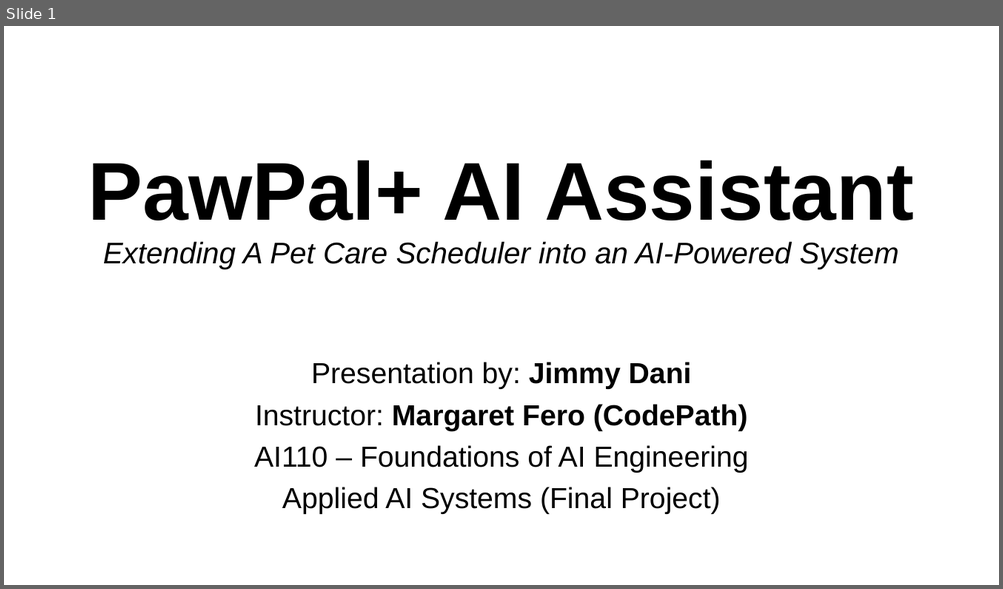
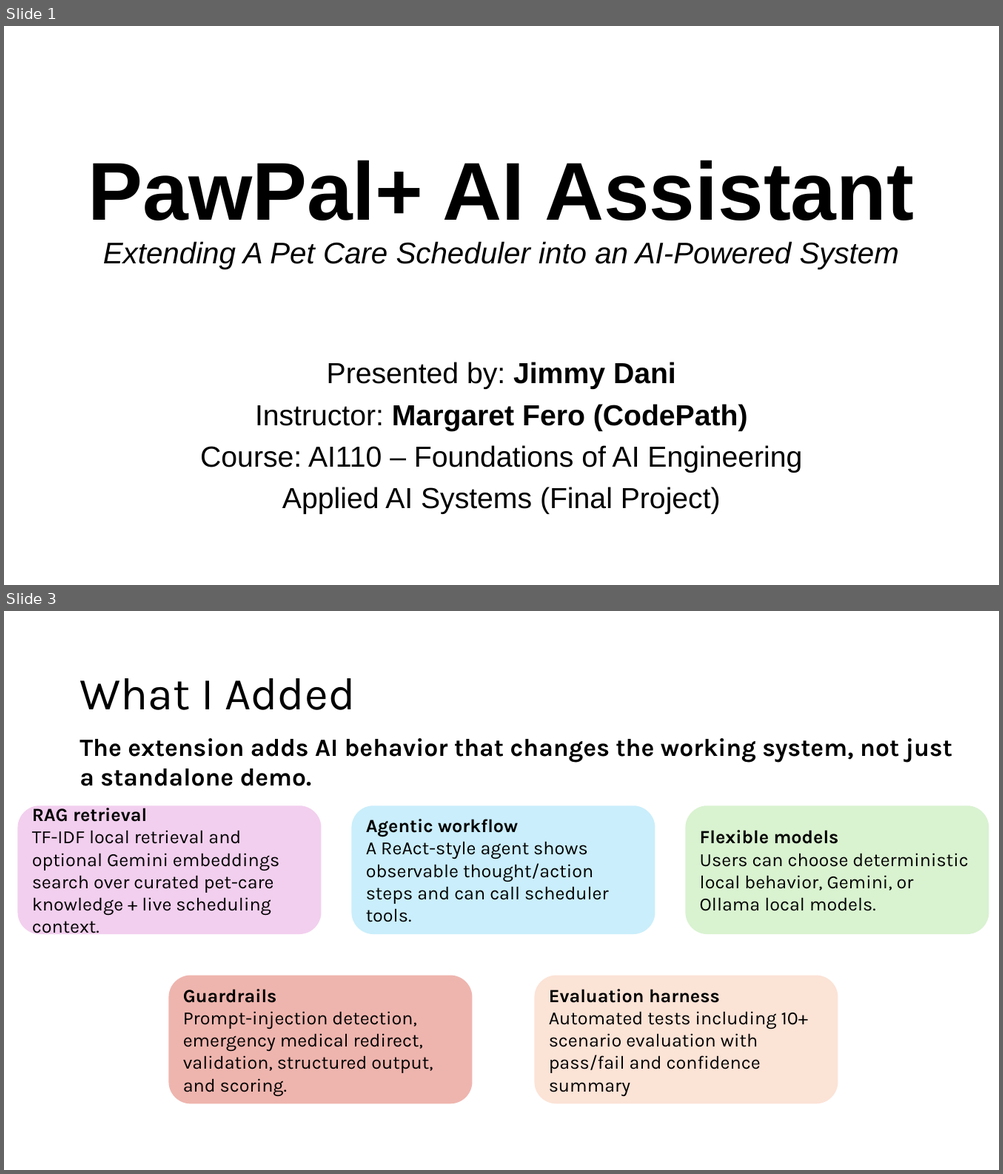
Before and after one commit to danijimmy19/pawpal-applied-ai-system-project, a slide deck: pawpal_plus_ai_assistant/assets/docs/applied-ai-project.pptx. Shown one above the other, each under a label of ours: slide 1 before the commit, slides 1 and 3 after it; the slides between them are not shown. The pictures are 1003x589 and 1003x1174 pixels, drawn with LibreOffice and Linux fonts; fonts in the diff are those of the drawing; background and template pictures are left out. Boxes give left, top, right and bottom in pixels: in the first picture for what was removed or moved away, otherwise in the second. Text is boxed around its words. In the diff, an @@ line names an element or a change of style, - is before the commit and + after.

```diff
--- a/pawpal_plus_ai_assistant/assets/docs/applied-ai-project.pptx
+++ b/pawpal_plus_ai_assistant/assets/docs/applied-ai-project.pptx
@@ slide 3 added at [4,611,999,1170], background #FFFFFF @@
@@ title added at [79,678,355,710], 44 pt, text #000000 @@
+What I Added
@@ text added at [79,738,952,786], 24 pt, text #000000, bold @@
+The extension adds AI behavior that changes the working system, not just a standalone demo.
@@ rounded rectangle added at [18,806,320,934], fill #F2CFEE, outline #F2CFEE 1.5 pt, 18 pt, text #000000 @@
+RAG retrieval
+TF-IDF local retrieval and optional Gemini embeddings search over curated pet-care knowledge + live scheduling context.
@@ rounded rectangle added at [353,806,654,934], fill #CAEEFB, outline #CAEEFB 1.5 pt, 18 pt, text #000000 @@
+Agentic workflow
+A ReAct-style agent shows observable thought/action steps and can call scheduler tools.
@@ rounded rectangle added at [686,806,988,934], fill #D9F2D0, outline #D9F2D0 1.5 pt, 18 pt, text #000000 @@
+Flexible models
+Users can choose deterministic local behavior, Gemini, or Ollama local models.
@@ rounded rectangle added at [170,977,472,1103], fill #EEB5AE, outline #EEB5AE 1.5 pt, 18 pt, text #000000 @@
+Guardrails
+Prompt-injection detection, emergency medical redirect, validation, structured output, and scoring.
@@ rounded rectangle added at [535,977,837,1103], fill #FBE3D6, outline #FBE3D6 1.5 pt, 18 pt, text #000000 @@
+Evaluation harness
+Automated tests including 10+ scenario evaluation with pass/fail and confidence summary
@@ slide 1 changed as well @@
@@ subtitle "Presented by: Jimmy Dani": place and size @@
-subtitle "Presented by: Jimmy Dani" at [254,362,748,514]
+subtitle "Presented by: Jimmy Dani" at [200,362,802,514]
@@ subtitle at [327,362,676,389]: text changed @@
-Presentation by: Jimmy Dani
+Presented by: Jimmy Dani
@@ subtitle at [200,446,802,473]: text changed @@
-AI110 – Foundations of AI Engineering
+Course: AI110 – Foundations of AI Engineering
```
Also in this commit, not shown: 5 other slides added, 1 other file.
